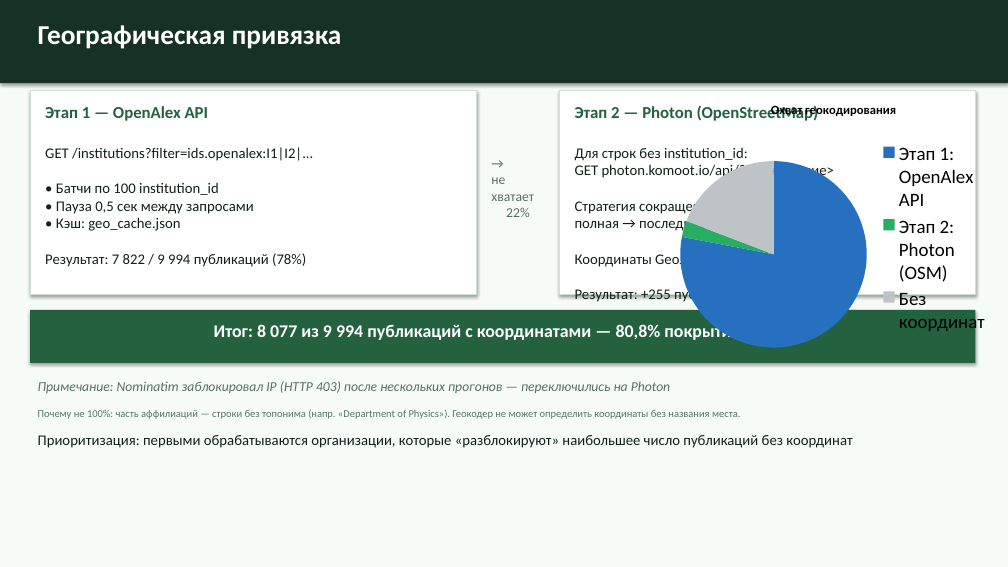
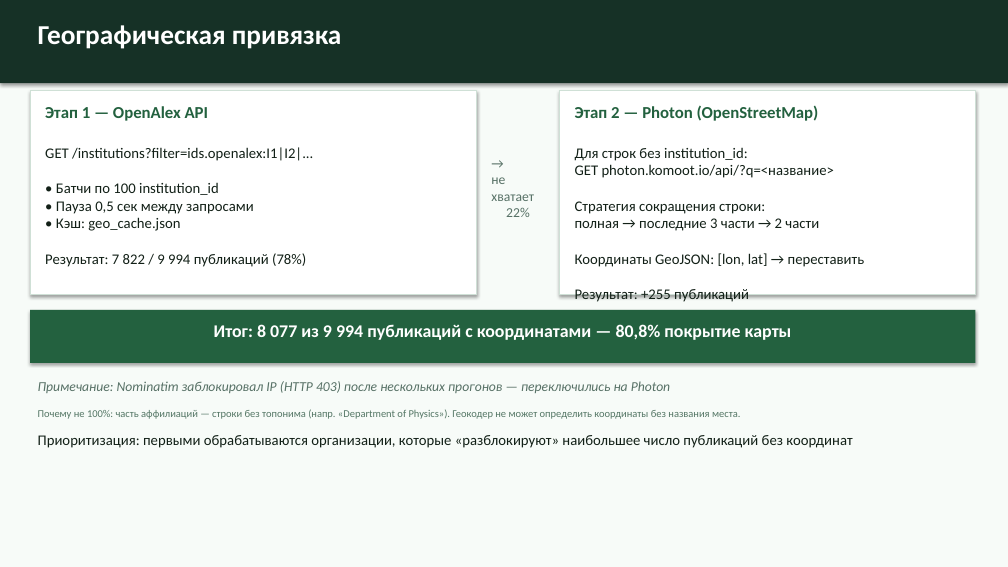
Before and after one commit to surnova2703/muiv3year, a slide deck: slide 8 of docs/Визуализация науки на основе метаданных публикаций и журналов.pptx. Drawn at 1008x567 pixels with LibreOffice and Linux fonts; fonts in the diff are those of the drawing. Boxes give left, top, right and bottom in pixels: in the first picture for what was removed or moved away, otherwise in the second. Text is boxed around its words. In the diff, an @@ line names an element or a change of style, - is before the commit and + after.

```diff
--- a/docs/Визуализация науки на основе метаданных публикаций и журналов.pptx
+++ b/docs/Визуализация науки на основе метаданных публикаций и журналов.pptx
@@ pie chart removed at box(670, 89, 997, 387) @@
-title "Охват геокодирования"
-categories: Этап 1: OpenAlex API, Этап 2: Photon (OSM), Без координат
-Series 1: 78, 3, 19
```
Also in this commit, not shown: 1 other slide changed.
